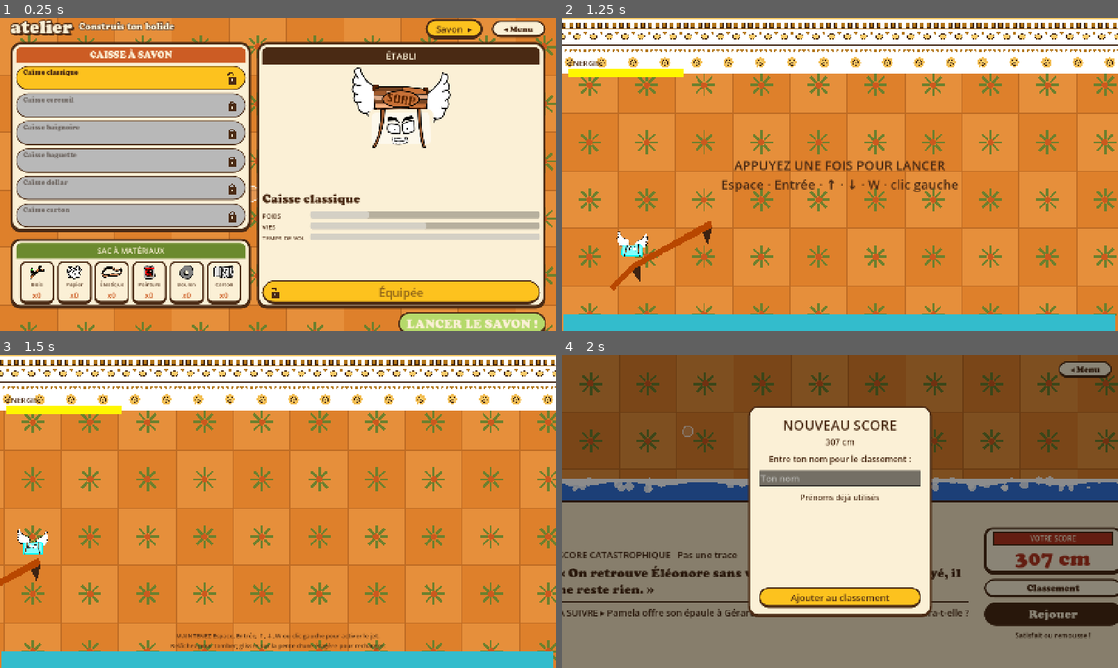
Above: before the commit, frames 1-4 (two rows, left to right).
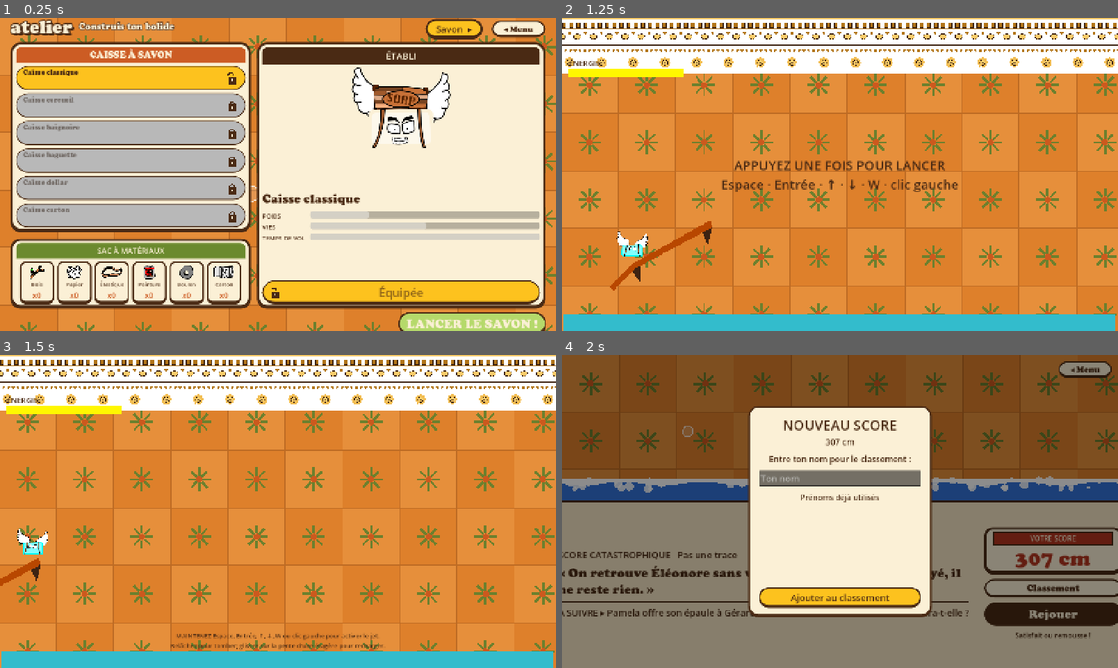
Above: after the commit, the same moments.

Repository: atostivint/LesAilesEtLaCaisse
Game: Godot game, scene res://scenes/atelier.tscn
Same seed, same stepped clock (60 frames per second), same inputs: the game is played once before the commit and once after it. Sound files missing from this copy of the repository are replaced by a short silence.
Inputs (mouse positions are in pixels of both pictures, inside the frame that each line leads up to):
- Up to frame 1 (0.25 s): no input
- Up to frame 2 (1.25 s): click "LANCER LE SAVON !" at 0.5 s
- Up to frame 3 (1.5 s): tap Enter at 1.25 s; move the mouse to (400, 495) at 1.27 s; hold Space (thrust) from 1.28 s (still down); click (400, 495) at 1.42 s
- Up to frame 4 (2 s): keep holding Space (thrust)

Frames 1-2 are identical in both runs. In frame 3, 9.0% of the frame differs, in the area x 0-100%, y 17-98%; in frame 4, nothing differs.

Commit message:
Fixe le fond carrelage du level qui défilait : le suivre avec la caméra
Le nœud Carrelage est en coordonnées monde alors que la caméra avance ; il est désormais déplacé du même delta que la caméra, comme les pièges, le plafond et le sol.

Co-Authored-By: Claude Haiku 5.5 <noreply@anthropic.com>

Diff:
--- a/scenes/level.gd
+++ b/scenes/level.gd
@@ -6,6 +6,7 @@
 
 @onready var soap = $Soap
 @onready var cam = $Camera2D
+@onready var carrelage: Control = $Carrelage
 @onready var flight_energy_bar: ProgressBar = %FlightEnergy
 @onready var start_prompt: Label = %StartPrompt
 @onready var flight_instructions: Label = %FlightInstructions
@@ -67,6 +68,7 @@
 	if not game_started:
 		return
 	cam.position.x += soap.velocity.x * delta
+	carrelage.position.x += soap.velocity.x * delta
 	%TrapsSpawnerGroup.position.x += soap.velocity.x * delta
 	%Ceiling.position.x += soap.velocity.x * delta
 	%Ground.position.x += soap.velocity.x * delta
